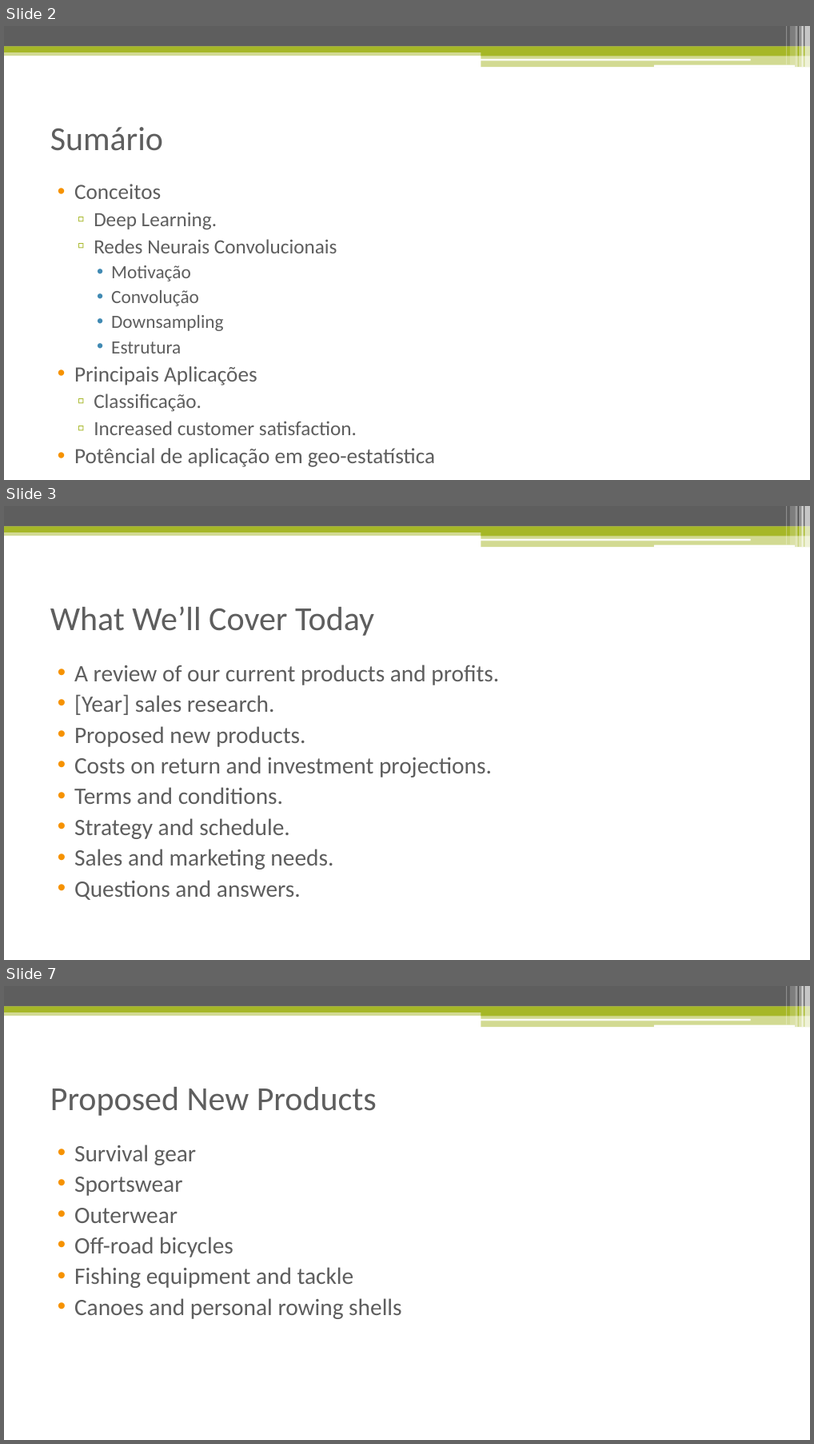
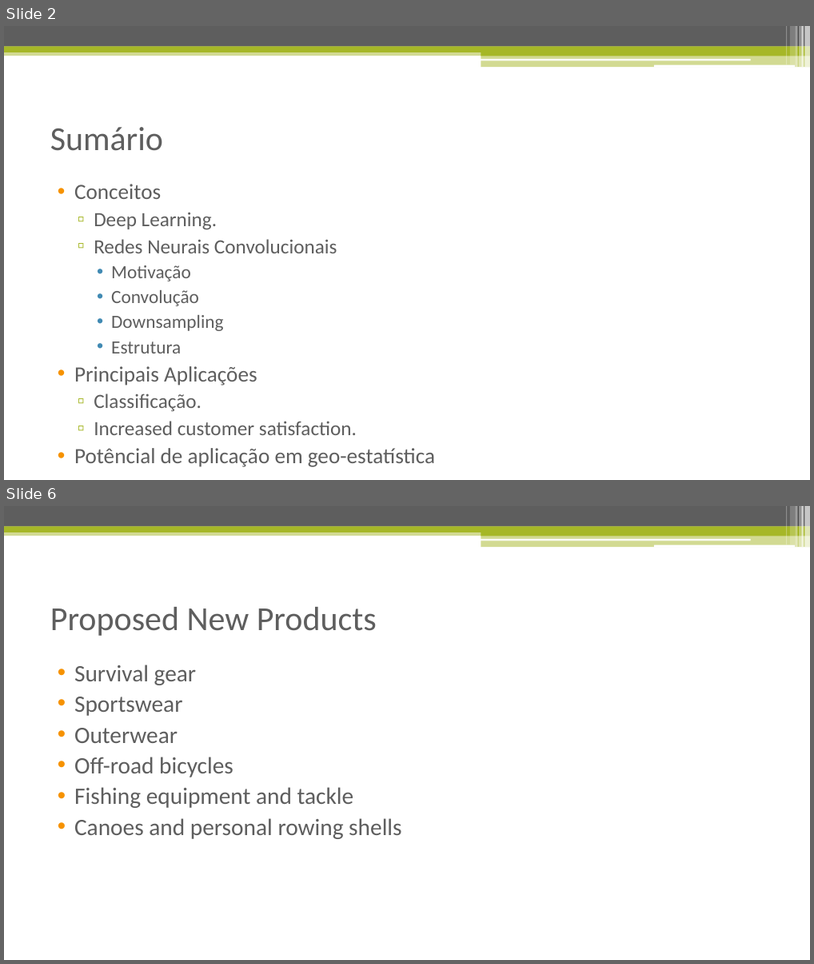
Before and after one commit to isacra/isacradoctoralstuffs, a slide deck: Apresentacoes/Redes Neurais Convolucionais.pptx. Shown one above the other, each under a label of ours: slides 2, 3 and 7 before the commit, slides 2 and 6 after it; the slides between them are not shown. The pictures are 814x1444 and 814x964 pixels, drawn with LibreOffice and Linux fonts; fonts in the diff are those of the drawing. Boxes give left, top, right and bottom in pixels: in the first picture for what was removed or moved away, otherwise in the second. Text is boxed around its words. In the diff, an @@ line names an element or a change of style, - is before the commit and + after.

```diff
--- a/Apresentacoes/Redes Neurais Convolucionais.pptx
+++ b/Apresentacoes/Redes Neurais Convolucionais.pptx
@@ slide 3 removed at box(4, 506, 810, 960), background #FFFFFF; not listed: 13 template elements that a slide beside it also shows @@
@@ title removed at box(50, 606, 374, 636) @@
-What We’ll Cover Today
@@ text removed at box(74, 664, 499, 900) @@
-• A review of our current products and profits.
-• [Year] sales research.
-• Proposed new products.
-• Costs on return and investment projections.
-• Terms and conditions.
-• Strategy and schedule.
-• Sales and marketing needs.
-• Questions and answers.
@@ what was slide 7 is now slide 6 @@
```
Also in this commit, not shown: 3 slides added, 3 other slides removed, 4 other files.
